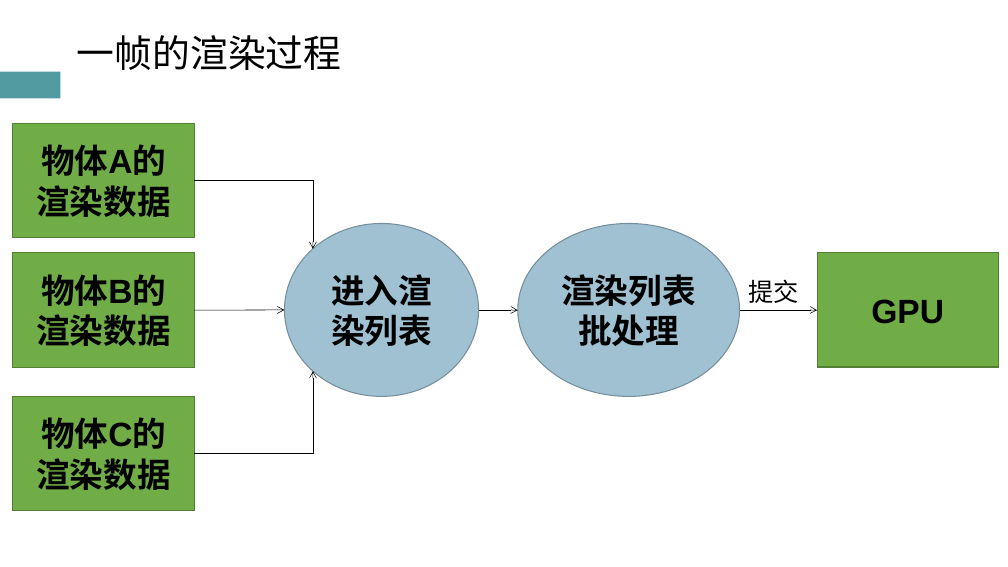
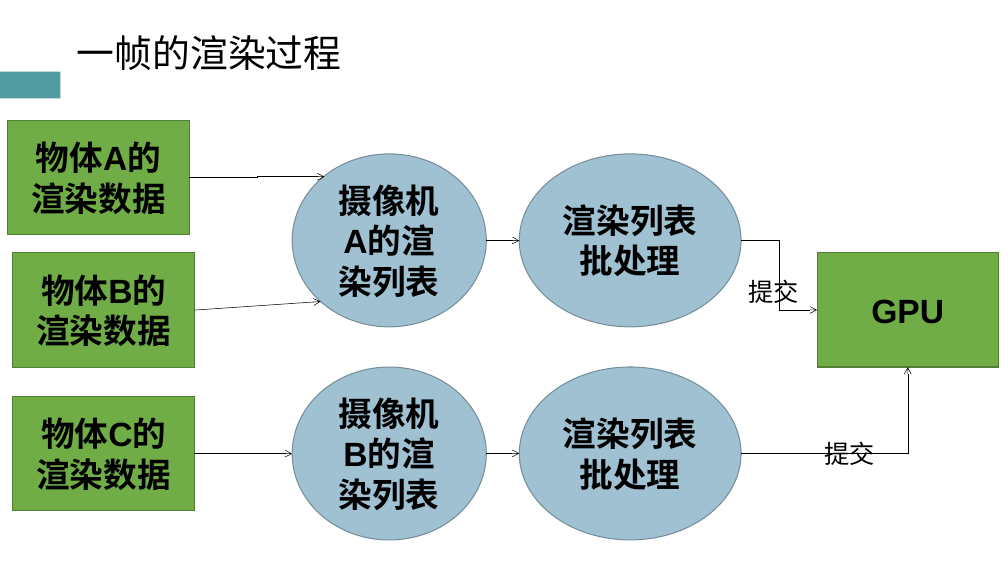
Before and after one commit to atom-chen/Main, a slide deck: slide 12 of OpenGL/答辩PPT.pptx. Drawn at 1008x567 pixels with LibreOffice and Linux fonts; fonts in the diff are those of the drawing. Boxes give left, top, right and bottom in pixels: in the first picture for what was removed or moved away, otherwise in the second. Text is boxed around its words. In the diff, an @@ line names an element or a change of style, - is before the commit and + after.

```diff
--- a/OpenGL/答辩PPT.pptx
+++ b/OpenGL/答辩PPT.pptx
@@ rectangle "物体A的": place and size @@
-rectangle "物体A的" at <box>13,123,194,237</box>
+rectangle "物体A的" at <box>8,120,189,234</box>
@@ elbow arrow moved from (194, 181) - (313, 249) to (189, 178) - (324, 177) @@
@@ ellipse "摄像机A的渲染列表": place and size @@
-ellipse "摄像机A的渲染列表" at <box>284,224,479,397</box>
+ellipse "摄像机A的渲染列表" at <box>292,154,486,327</box>
@@ ellipse "渲染列表批处理": place and size @@
-ellipse "渲染列表批处理" at <box>518,224,740,397</box>
+ellipse "渲染列表批处理" at <box>520,154,741,327</box>
@@ text in ellipse at <box>339,184,440,216</box>: text changed @@
-进入渲染列表
+摄像机A的渲染列表
@@ elbow arrow moved from (479, 310) - (518, 310) to (486, 240) - (520, 240) @@
@@ elbow arrow moved from (740, 310) - (817, 310) to (741, 240) - (817, 310) @@
@@ arrow moved from (194, 310) - (284, 310) to (194, 310) - (321, 302) @@
@@ ellipse added at <box>292,368,486,541</box>, fill #A0C1D1, outline #768F9B 1 pt, 32 pt, text #000000, bold @@
+摄像机B的渲染列表
@@ ellipse added at <box>520,367,741,540</box>, fill #A0C1D1, outline #768F9B 1 pt, 32 pt, text #000000, bold @@
+渲染列表批处理
@@ elbow arrow added from (741, 454) to (908, 368), #000000 0.5 pt @@
@@ text added at <box>825,442,875,465</box>, 24 pt, text #000000 @@
+提交
@@ elbow arrow moved from (194, 454) - (313, 371) to (194, 454) - (292, 454) @@
@@ elbow arrow added from (486, 454) to (520, 454), #000000 0.5 pt @@
```
Also in this commit, not shown: 13 other slides changed, 2 other files.
